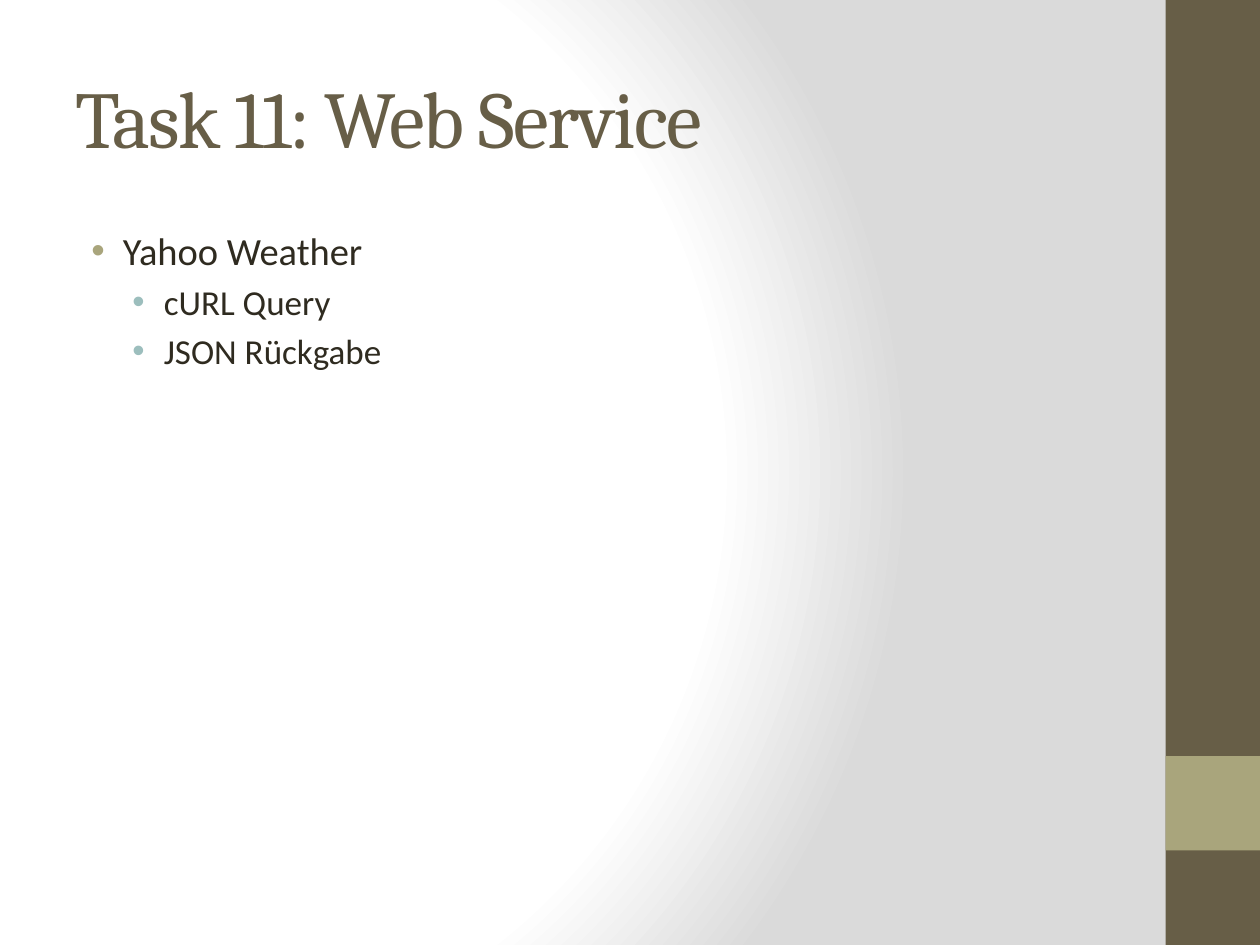
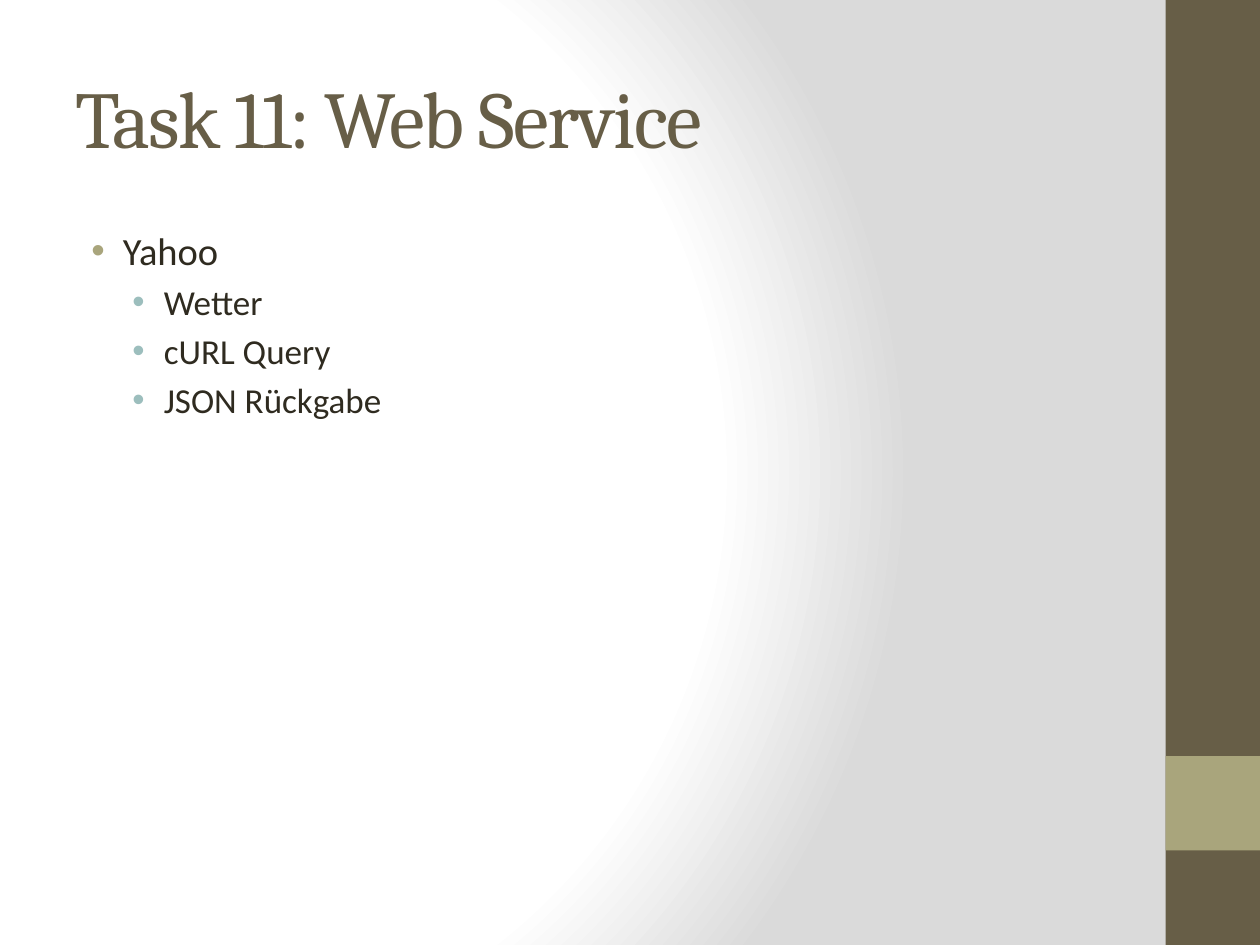
Before and after one commit to kochm8/ch.bfh.bti7054.w2014.p.beerwebshop, a slide deck: slide 12 of doc/Präsentation.pptx. Drawn at 1260x945 pixels with LibreOffice and Linux fonts; fonts in the diff are those of the drawing. Boxes give left, top, right and bottom in pixels: in the first picture for what was removed or moved away, otherwise in the second. Text is boxed around its words. In the diff, an @@ line names an element or a change of style, - is before the commit and + after.

```diff
--- a/doc/Präsentation.pptx
+++ b/doc/Präsentation.pptx
@@ text at <box>123,238,263,316</box>: text changed; size 22 to 20 pt @@
-• Yahoo Weather
+• Yahoo
+  • Wetter
```
Also in this commit, not shown: 4 other slides changed, 1 slide added.
